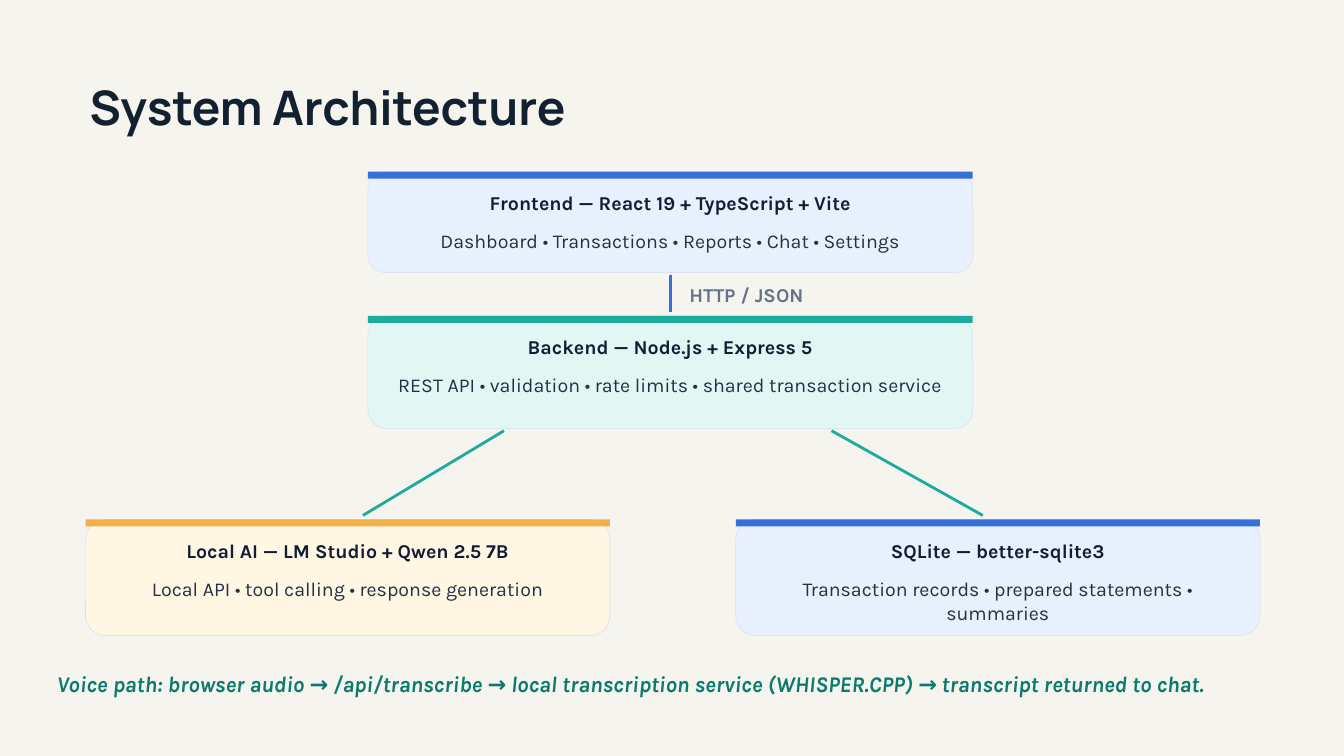
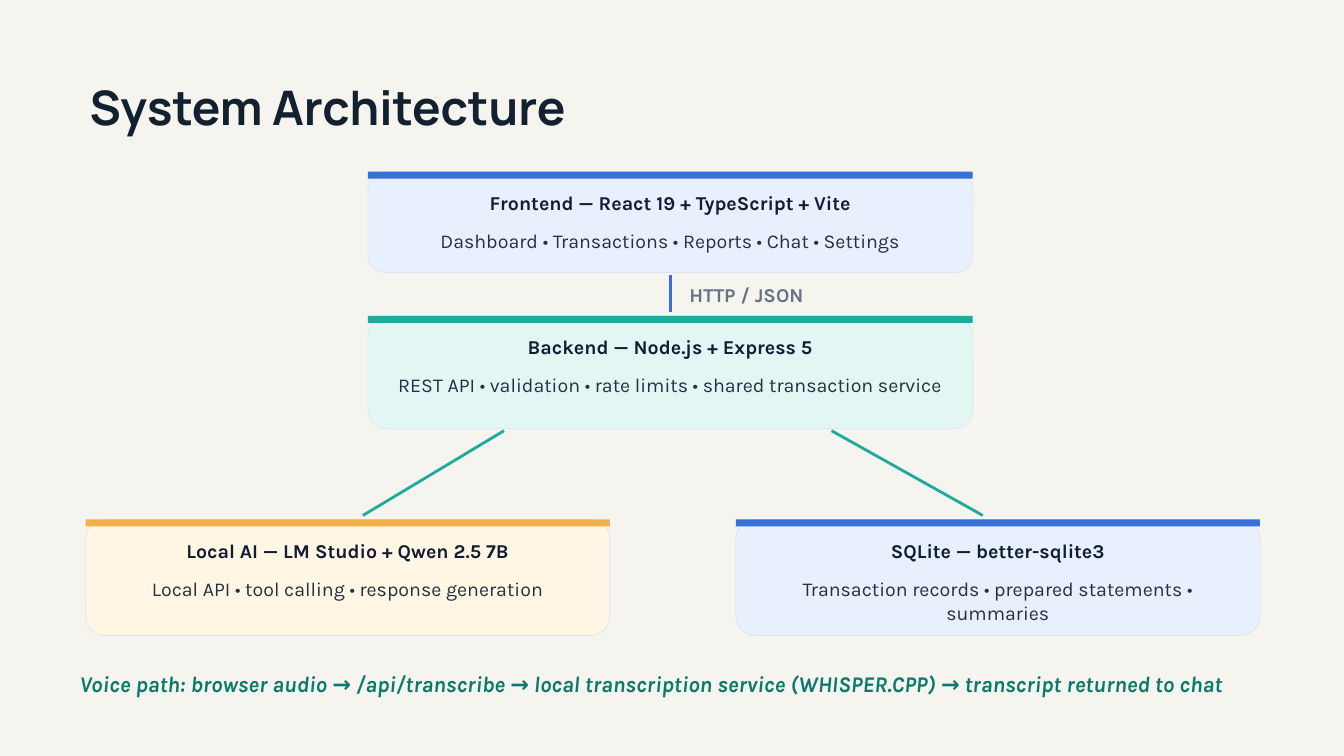
Before and after one commit to Naerdroid/HisabBot, a slide deck: slide 5 of HisabBot — Conversational Bookkeeping.pptx. Drawn at 1344x756 pixels with LibreOffice and Linux fonts; fonts in the diff are those of the drawing. Boxes give left, top, right and bottom in pixels: in the first picture for what was removed or moved away, otherwise in the second. Text is boxed around its words. In the diff, an @@ line names an element or a change of style, - is before the commit and + after.

```diff
--- a/HisabBot — Conversational Bookkeeping.pptx
+++ b/HisabBot — Conversational Bookkeeping.pptx
@@ text at [80, 675, 1222, 698]: text changed @@
-Voice path: browser audio → /api/transcribe → local transcription service (WHISPER.CPP) → transcript returned to chat.
+Voice path: browser audio → /api/transcribe → local transcription service (WHISPER.CPP) → transcript returned to chat
```
Also in this commit, not shown: 2 other slides changed, 1 other file.
